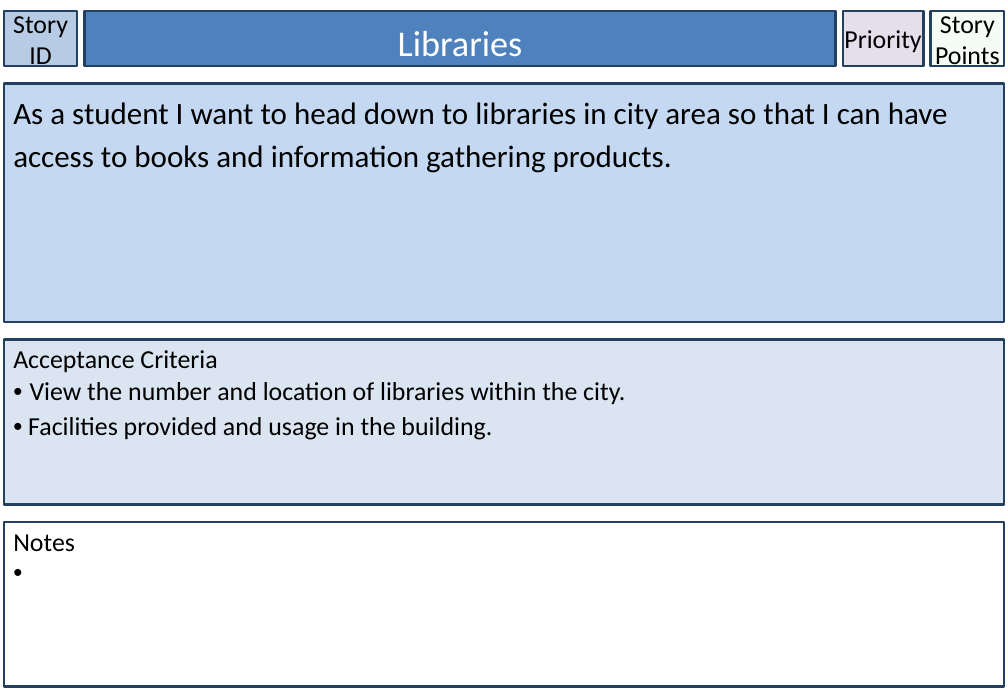
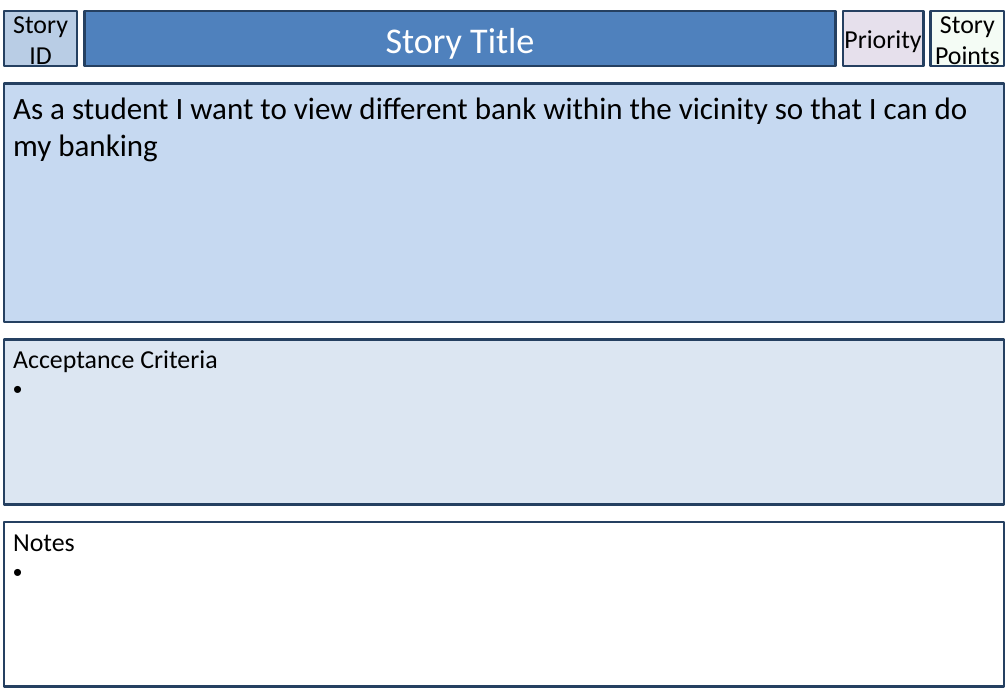
Before and after one commit to lufee84/GROUP-44, a slide deck: slide 48 of Adrian - STORY CARD.pptx (slide 40 before the commit). Drawn at 1008x698 pixels with LibreOffice and Linux fonts; fonts in the diff are those of the drawing. Boxes give left, top, right and bottom in pixels: in the first picture for what was removed or moved away, otherwise in the second. Text is boxed around its words. In the diff, an @@ line names an element or a change of style, - is before the commit and + after.

```diff
--- a/Adrian - STORY CARD.pptx
+++ b/Adrian - STORY CARD.pptx
@@ rectangle "Story Title" at [85,11,836,66]: outline #244061 2 pt to #254061 2 pt @@
@@ text in rectangle at [386,28,534,59]: text changed @@
-Libraries
+Story Title
@@ rectangle "As a student I want ..." at [4,84,1004,322]: fill #C5D8F1 to #C6D9F1; outline #244061 2 pt to #254061 2 pt @@
@@ text in rectangle at [13,97,968,162]: text changed @@
-As a student I want to head down to libraries in city area so that I can have access to books and information gathering products.
+As a student I want to view different bank within the vicinity so that I can do my banking
@@ rectangle "Acceptance Criteria" at [4,340,1004,504]: fill #DAE5F1 to #DCE6F2; outline #244061 2 pt to #254061 2 pt @@
@@ text in rectangle at [28,382,625,440]: paragraphs removed @@
-• View the number and location of libraries within the city.
-• Facilities provided and usage in the building.
```
Also in this commit, not shown: 57 other slides changed, 9 slides added, 4 slides removed, 5 other files.
